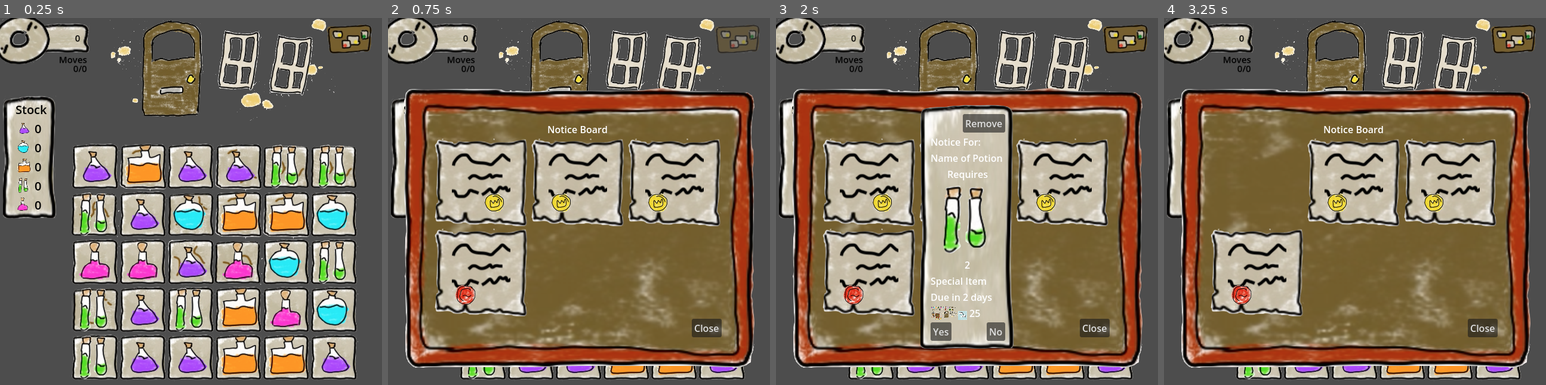
Above: before the commit, frames 1-4 (left to right).
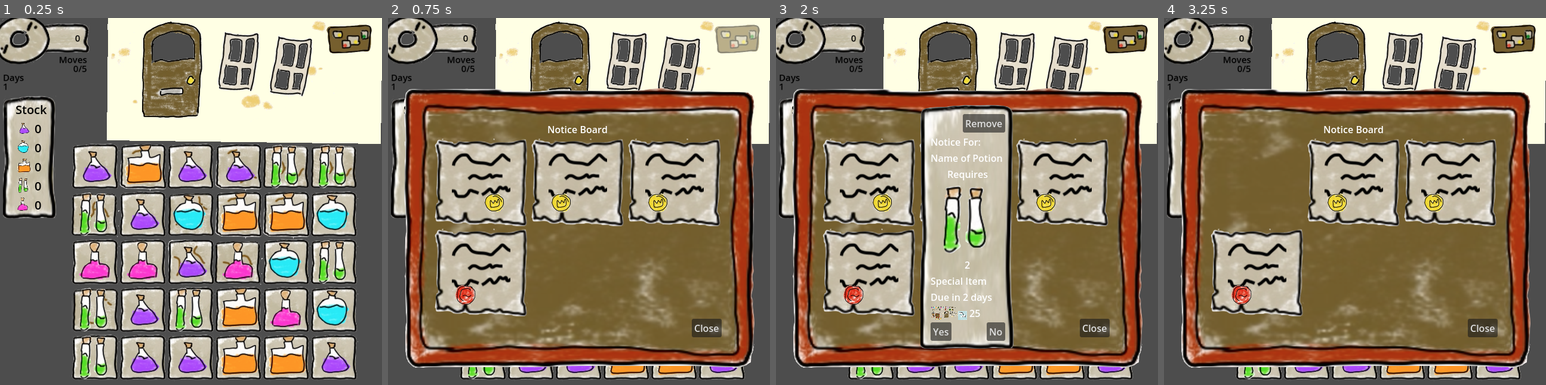
Above: after the commit, the same moments.

Repository: cncarey/PirateSoftwareJam15
Game: Godot game, scene res://Scenes/MainShop.tscn
Same seed, same stepped clock (60 frames per second), same inputs: the game is played once before the commit and once after it. The project has no main scene, so this scene is started directly.
Inputs (mouse positions are in pixels of both pictures, inside the frame that each line leads up to):
- Up to frame 1 (0.25 s): no input
- Up to frame 2 (0.75 s): click (735, 40) at 0.5 s
- Up to frame 3 (2 s): click (867, 183) at 1.27 s
- Up to frame 4 (3.25 s): click "Remove" at 2 s; click "Yes" at 2.75 s

The runs differ from the first frame. In frame 1, 19% of the frame differs, in the area x 0-100%, y 0-35%; in frame 2, 11%; in frame 3, 10%; in frame 4, 10%.

Commit message:
#7 increase the day when all moves for the day are used and reset notice board for the next day
#7 increase the day when all moves for the day are used and reset notice board for the next day

Diff:
--- a/QuestManager.gd
+++ b/QuestManager.gd
@@ -7,9 +7,11 @@
 	set (value):
 		curTurn = maxi(0, value)
 		curTurn_changed.emit(curTurn)
+		if curTurn >= maxTurn:
+			maxedOutTurnForDay.emit()
 	get:
 		return curTurn
-@export var maxTurn = 0:
+@export var maxTurn = 5:
 	set (value):
 		maxTurn = maxi(0, value)
 		maxTurn_changed.emit(maxTurn)
@@ -18,6 +20,9 @@
 @export var curDay = 1:
 	set (value):
 		curDay = maxi(0, value)
+		updateQuestDays()
+		setTodaysQuests()
+		curTurn = 0
 		curDay_changed.emit(curDay)
 	get:
 		return curDay
@@ -36,8 +41,10 @@
 		return maxBoardCount
 
 signal curTurn_changed(t)
+signal maxedOutTurnForDay()
 signal maxTurn_changed(mt)
 signal curDay_changed(d)
+
 signal questMaxCount_changed(q)
 signal maxBoardCount_changed(b)
 signal quests_changed(q)
--- a/Scenes/MainShop.gd
+++ b/Scenes/MainShop.gd
@@ -9,6 +9,7 @@
 
 func _ready():
 	QuestManager.setTodaysQuests()
+	QuestManager.maxedOutTurnForDay.connect(onEndOfDay)
 	pass # Replace with function body.
 
 func onDayEnd():
@@ -36,10 +37,17 @@
 	n.connect("acceptedNotice", acceptedNotice)
 	pass
 func closedNotice():
-
+	currentOpenNotice = null
 	pass
 
 func acceptedNotice():
 	if currentOpenNotice != null:
 		currentOpenNotice.modulate = Color(1,1,1,0)
 	pass
+
+func onEndOfDay():
+	#TODO pop up the options for the end of day
+	#	- users can select upgrades
+	#	- user can reset the board for a fee
+	QuestManager.curDay += 1
+	pass
--- a/Scenes/MainShop.tscn
+++ b/Scenes/MainShop.tscn
@@ -55,8 +55,13 @@
 
 [node name="NoticeBoardButton" parent="CanvasLayer" instance=ExtResource("5_2w8ck")]
 
+[node name="Polygon2D" type="Polygon2D" parent="."]
+position = Vector2(-4, -2)
+color = Color(1, 1, 0.894118, 1)
+polygon = PackedVector2Array(183, 207, 642, 213, 645, 2, 185, 2, 184, 22, 331, 26, 436, 31, 428, 81, 465, 81, 476, 38, 522, 43, 511, 123, 461, 120, 467, 80, 429, 80, 422, 113, 376, 115, 384, 25, 331, 26, 332, 156, 253, 155, 253, 23, 185, 21)
+
 [node name="StoreEntry" type="Sprite2D" parent="."]
-position = Vector2(372, 88)
+position = Vector2(372, 90)
 scale = Vector2(0.35, 0.35)
 texture = SubResource("AtlasTexture_pbmwt")
 
--- a/UI/coin_ui.gd
+++ b/UI/coin_ui.gd
@@ -2,15 +2,19 @@
 
 @onready var coin_count = %CoinCount
 @onready var move_count = %MoveCount
+@onready var day_count = %DayCount
+
 
 # Called when the node enters the scene tree for the first time.
 func _ready():
 	updateCoins(Global.coins)
 	updateCurMove(QuestManager.curTurn)
+	updateDays(QuestManager.curDay)
 
 	Global.coins_changed.connect(updateCoins)
 	QuestManager.curTurn_changed.connect(updateCurMove)
 	QuestManager.maxTurn_changed.connect(updateMaxTurns)
+	QuestManager.curDay_changed.connect(updateDays)
 	pass # Replace with function body.
 
 func updateCoins(count: int):
@@ -21,3 +25,6 @@
 
 func updateMaxTurns(MaxTurn: int):
 	move_count.text = str(QuestManager.curTurn) + "/" + str(MaxTurn)
+
+func updateDays(count: int):
+	day_count.text = str(count)
--- a/UI/coin_ui.tscn
+++ b/UI/coin_ui.tscn
@@ -92,3 +92,14 @@
 text = "0/15"
 label_settings = ExtResource("3_t1vke")
 horizontal_alignment = 2
+
+[node name="Day" type="Label" parent="VBoxContainer/MarginContainer/VBoxContainer"]
+layout_mode = 2
+text = "Days"
+label_settings = ExtResource("3_t1vke")
+
+[node name="DayCount" type="Label" parent="VBoxContainer/MarginContainer/VBoxContainer"]
+unique_name_in_owner = true
+layout_mode = 2
+text = "0"
+label_settings = ExtResource("3_t1vke")
--- a/UI/notice_board.gd
+++ b/UI/notice_board.gd
@@ -15,7 +15,10 @@
 		ni.quest = q
 
 		grid_container.add_child(ni)
-		ni.connect("selectedItem", selectedItem)
+		if q.has("accepted"):
+			ni.modulate = Color(1,1,1,0)
+		else:
+			ni.connect("selectedItem", selectedItem)
 
 	pass # Replace with function body.
 
@@ -37,6 +40,9 @@
 
 var currentOpenNotice = null
 func selectedItem(selected, q):
+	if q.has("accepted"): return
+
 	currentOpenNotice = selected
+	q["accepted"] = true
 	noticeBoardSelected.emit(selected, q)
 	pass
